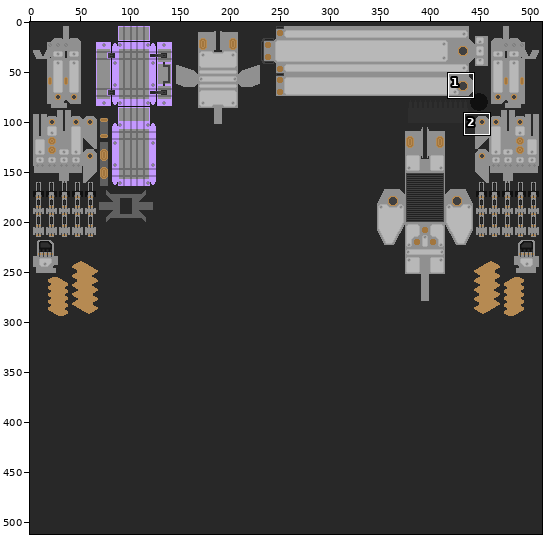
Two versions of one pixel-art file, exegesis_vrc_avatars/Assets/_exegesis/ncho/ncho_tex/ncho_props/ncho_props.aseprite. Above, an overview of the earlier version with the close-up marked.
Close-up. The starting point:
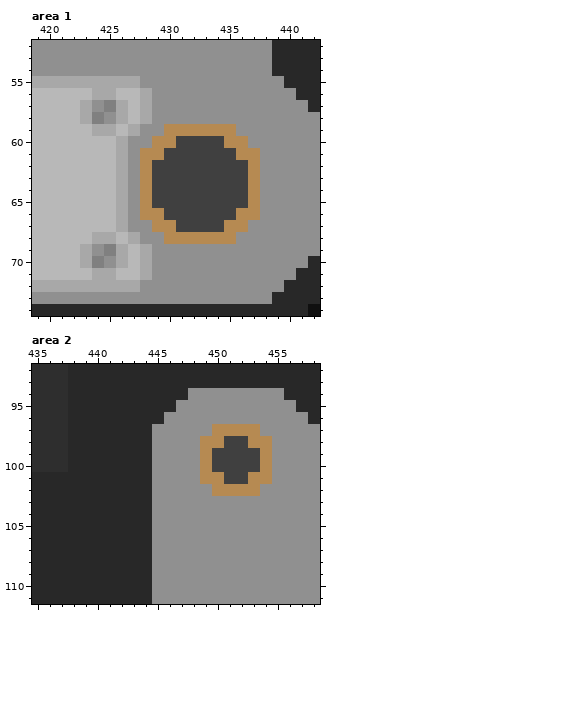
512x512 pixels, 1 frame. Colours within 5 levels of each other are drawn and written as one. Shown: area 1: x 419..442, y 52..74; area 2: x 435..458, y 92..111. The commit also changed other parts of the picture, which this record leaves out.
The same view after the edit:
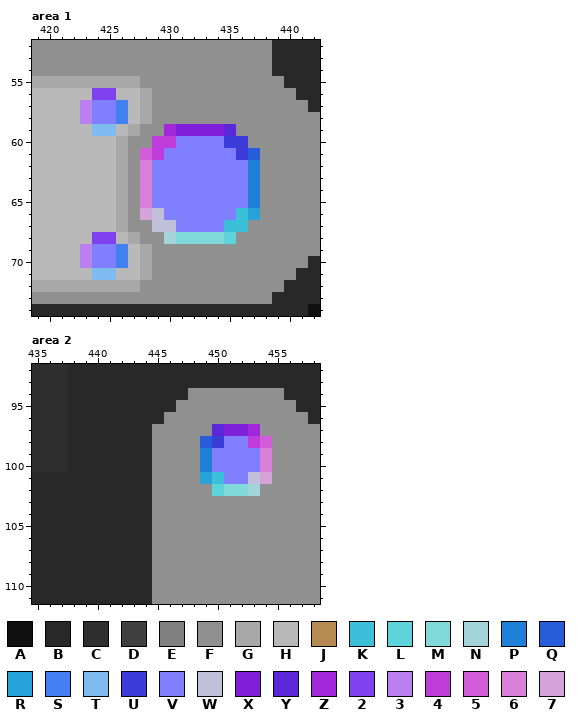
Palette (. is transparent): A #101010  B #282828  C #2e2e2e  D #404040  E #808080  F #909090  G #a8a8a8  H #b8b8b8  J #b68a52  K #3cc0da  L #5cd4da  M #80dada  N #a3d4da  P #1f80da  Q #275cda  R #27a3da  S #4280f1  T #7fbaf1  U #3c3cda  V #8080ff  W #c0c0da  X #801fda  Y #5c27da  Z #a327da  2 #8042f1  3 #ba7ff1  4 #c03cda  5 #d35cda  6 #da80da  7 #d4a3da
The edit:
layer "normal/arm_pack_normal/joint_normal" now shown
layer "normal/manuver_pack_normal/joints_normal" now shown
layer "normal/manuver_pack_normal/fastener_norm" now shown
Area 1, layers "normal/manuver_pack_normal/fastener_norm", "normal/manuver_pack_normal/joints_normal":
Colour G becomes colour 2 in row 56 at x 424 to 425; in row 68 at x 424 to 425.
Colour G becomes colour 3 in rows 57 to 58 at x 423; in rows 69 to 70 at x 423.
Colour J becomes colour 4 in row 60 at x 429 to 430; in row 61 at x 429.
Colour J becomes colour 5 in row 61 at x 428.
Colour J becomes colour 6 in rows 62 to 65 at x 428.
Colour J becomes colour 7 in row 66 at x 428.
Colour J becomes colour K in row 66 at x 436; in row 67 at x 435 to 436.
Colour J becomes colour L in row 68 at x 435.
Colour J becomes colour M in row 68 at x 431 to 434.
Colour J becomes colour N in row 68 at x 430.
Colour J becomes colour P in rows 62 to 65 at x 437.
Colour J becomes colour Q in row 61 at x 437.
Colour J becomes colour R in row 66 at x 437.
Colour G becomes colour S in rows 57 to 58 at x 426; in rows 69 to 70 at x 426.
Colour G becomes colour T in row 59 at x 424 to 425; in row 71 at x 424 to 425.
Colour J becomes colour U in row 60 at x 435 to 436; in row 61 at x 436.
Colour D becomes colour V in row 60 at x 431 to 434; in row 61 at x 430 to 435; in rows 62 to 65 at x 429 to 436; in row 66 at x 430 to 435; in row 67 at x 431 to 434.
Colour E becomes colour V in row 57 at x 425; in row 58 at x 424; in row 69 at x 425; in row 70 at x 424.
Colour F becomes colour V in row 57 at x 424; in row 58 at x 425; in row 69 at x 424; in row 70 at x 425.
Colour J becomes colour W in row 66 at x 429; in row 67 at x 429 to 430.
Colour J becomes colour X in row 59 at x 431 to 434.
Colour J becomes colour Y in row 59 at x 435.
Colour J becomes colour Z in row 59 at x 430.
Area 2, layer "normal/arm_pack_normal/joint_normal":
Colour J becomes colour 4 in row 98 at x 453.
Colour J becomes colour 5 in row 98 at x 454.
Colour J becomes colour 6 in rows 99 to 100 at x 454.
Colour J becomes colour 7 in row 101 at x 454.
Colour J becomes colour K in row 101 at x 450.
Colour J becomes colour L in row 102 at x 450.
Colour J becomes colour M in row 102 at x 451 to 452.
Colour J becomes colour N in row 102 at x 453.
Colour J becomes colour P in rows 99 to 100 at x 449.
Colour J becomes colour Q in row 98 at x 449.
Colour J becomes colour R in row 101 at x 449.
Colour J becomes colour U in row 98 at x 450.
Colour D becomes colour V in row 98 at x 451 to 452; in rows 99 to 100 at x 450 to 453; in row 101 at x 451 to 452.
Colour J becomes colour W in row 101 at x 453.
Colour J becomes colour X in row 97 at x 451 to 452.
Colour J becomes colour Y in row 97 at x 450.
Colour J becomes colour Z in row 97 at x 453.
Pixel boxes of the changes (left, top, right, bottom) in both close-ups:
changed: (80, 88, 260, 280)
changed: (200, 424, 272, 496)
